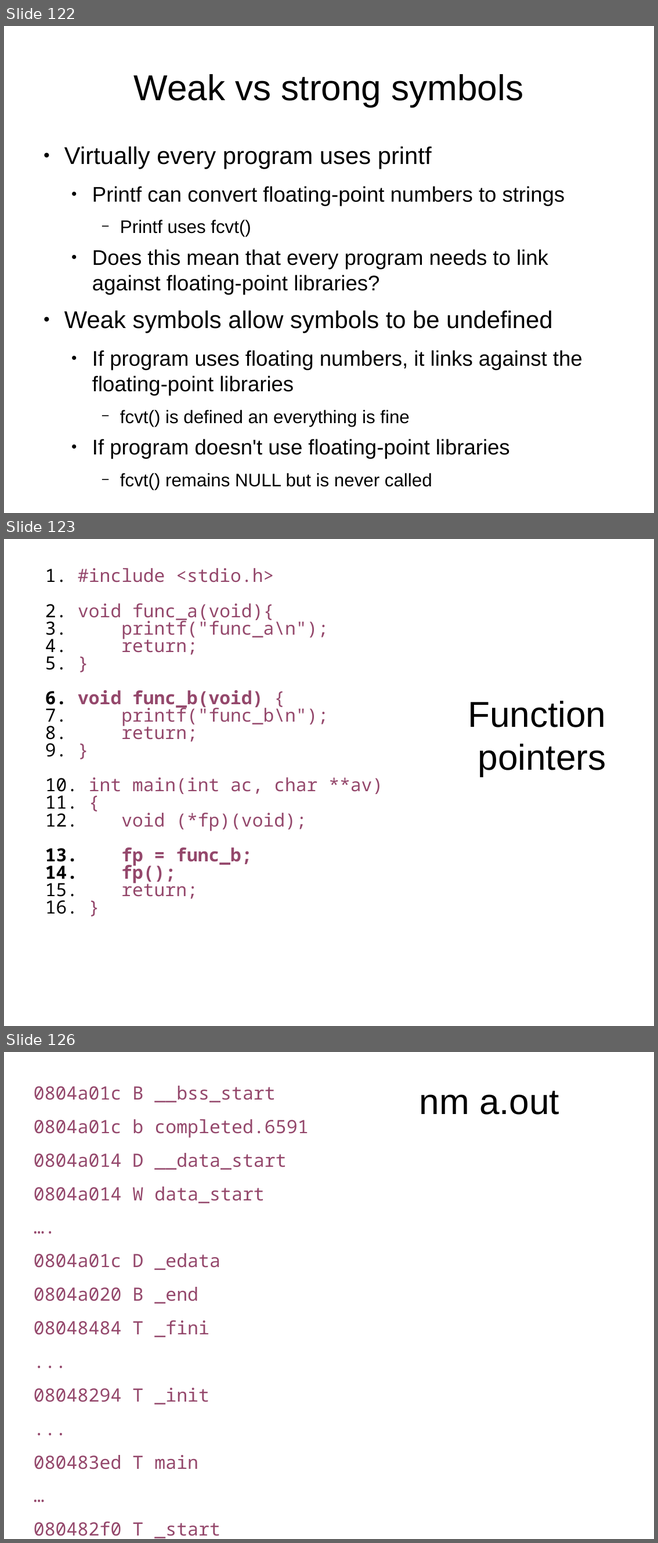
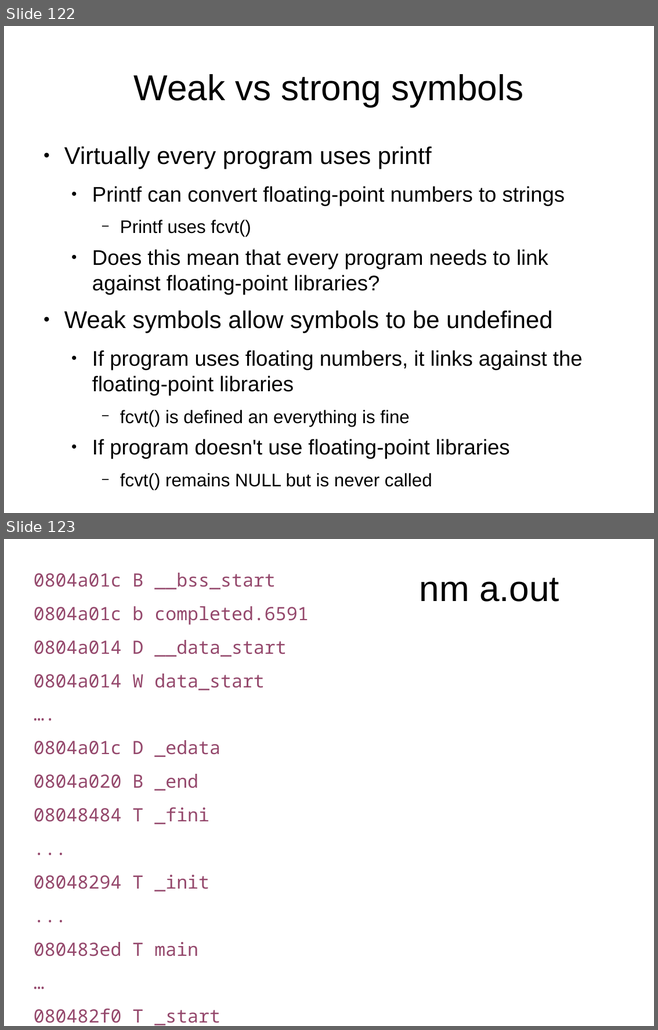
Before and after one commit to antonburtsev/cs5460, a slide deck: lectures/lecture04-linking-and-loading/lecture04-linking-and-loading.odp. Shown one above the other, each under a label of ours: slides 122, 123 and 126 before the commit, slides 122 and 123 after it; the slides between them are not shown. The pictures are 658x1543 and 658x1030 pixels, drawn with LibreOffice and Linux fonts; fonts in the diff are those of the drawing. Boxes give left, top, right and bottom in pixels: in the first picture for what was removed or moved away, otherwise in the second. Text is boxed around its words. In the diff, an @@ line names an element or a change of style, - is before the commit and + after.

```diff
--- a/lectures/lecture04-linking-and-loading/lecture04-linking-and-loading.odp
+++ b/lectures/lecture04-linking-and-loading/lecture04-linking-and-loading.odp
@@ slide 123 removed at bbox=[4, 539, 654, 1026], background #FFFFFF @@
@@ text removed at bbox=[78, 568, 383, 899] @@
-1. #include <stdio.h>
-2. void func_a(void){
-3. printf("func_a\n");
-4. return;
-5. }
-6. void func_b(void) {
-7. printf("func_b\n");
-8. return;
-9. }
-10. int main(int ac, char **av)
-11. {
-12. void (*fp)(void);
-13. fp = func_b;
-14. fp();
-15. return;
-16. }
@@ title removed at bbox=[467, 701, 606, 777] @@
-Function
-pointers
@@ what was slide 126 is now slide 123 @@
```
Also in this commit, not shown: 2 other slides removed, 15 other files.
